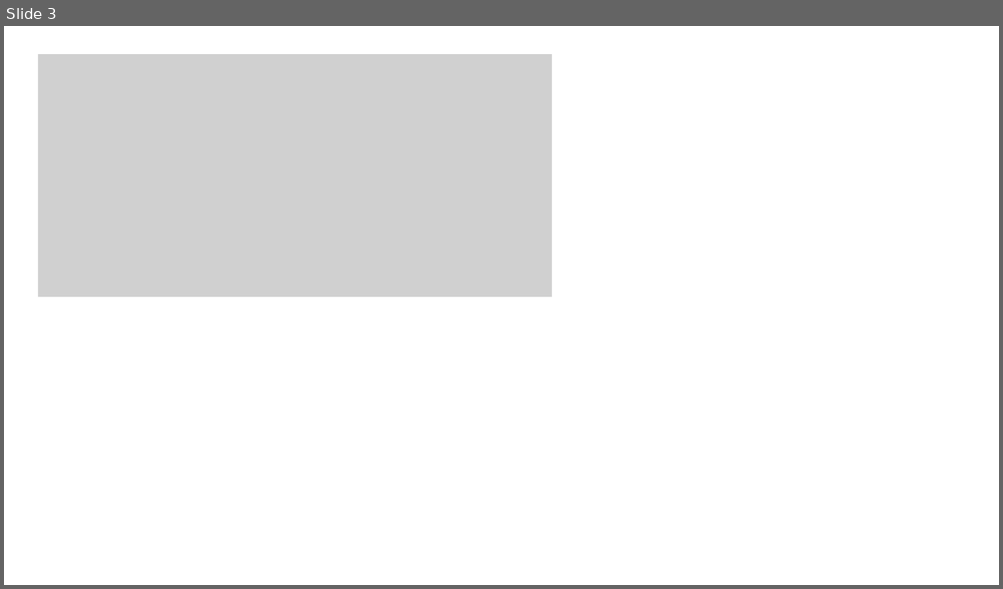
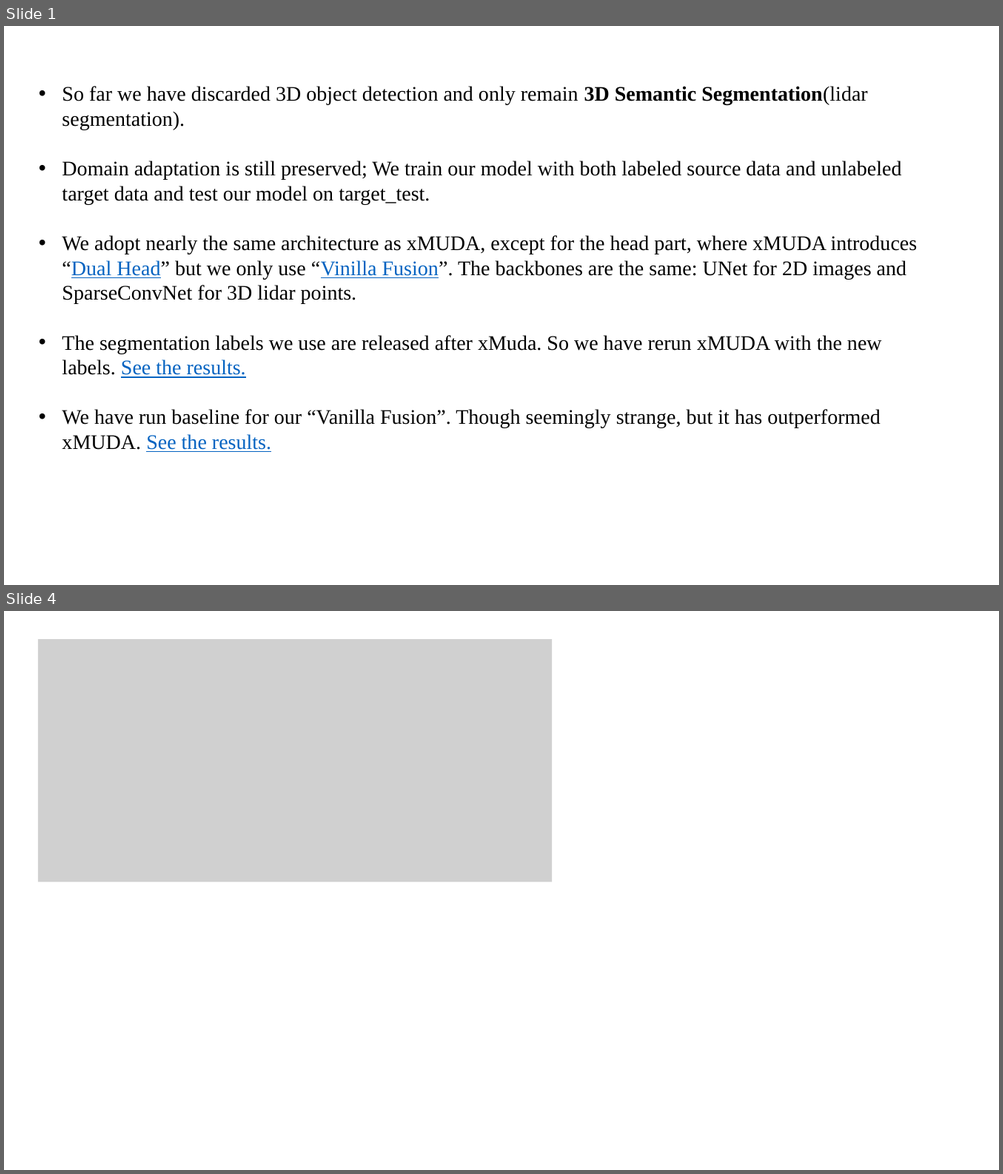
Before and after one commit to XYHC-MMDA/Multi-modal-Multi-task-DA, a slide deck: demo/latest.pptx. Shown one above the other, each under a label of ours: slide 3 before the commit, slides 1 and 4 after it; the slides between them are not shown. The pictures are 1003x589 and 1003x1174 pixels, drawn with LibreOffice and Linux fonts; fonts in the diff are those of the drawing; grey boxes stand for pictures. Boxes give left, top, right and bottom in pixels: in the first picture for what was removed or moved away, otherwise in the second. Text is boxed around its words. In the diff, an @@ line names an element or a change of style, - is before the commit and + after.

```diff
--- a/demo/latest.pptx
+++ b/demo/latest.pptx
@@ slide 1 added at (x1=4, y1=26, x2=999, y2=585), background #FFFFFF @@
@@ text added at (x1=62, y1=86, x2=917, y2=452), 20 pt, text #000000 @@
+• So far we have discarded 3D object detection and only remain 3D Semantic Segmentation(lidar segmentation).
+• Domain adaptation is still preserved; We train our model with both labeled source data and unlabeled target data and test our model on target_test.
+• We adopt nearly the same architecture as xMUDA, except for the head part, where xMUDA introduces “Dual Head” but we only use “Vinilla Fusion”. The backbones are the same: UNet for 2D images and SparseConvNet for 3D lidar points.
+• The segmentation labels we use are released after xMuda. So we have rerun xMUDA with the new labels. See the results.
+• We have run baseline for our “Vanilla Fusion”. Though seemingly strange, but it has outperformed xMUDA. See the results.
@@ what was slide 3 is now slide 4 @@
```
Also in this commit, not shown: 8 slides changed, 3 other slides added, 4 slides removed.
